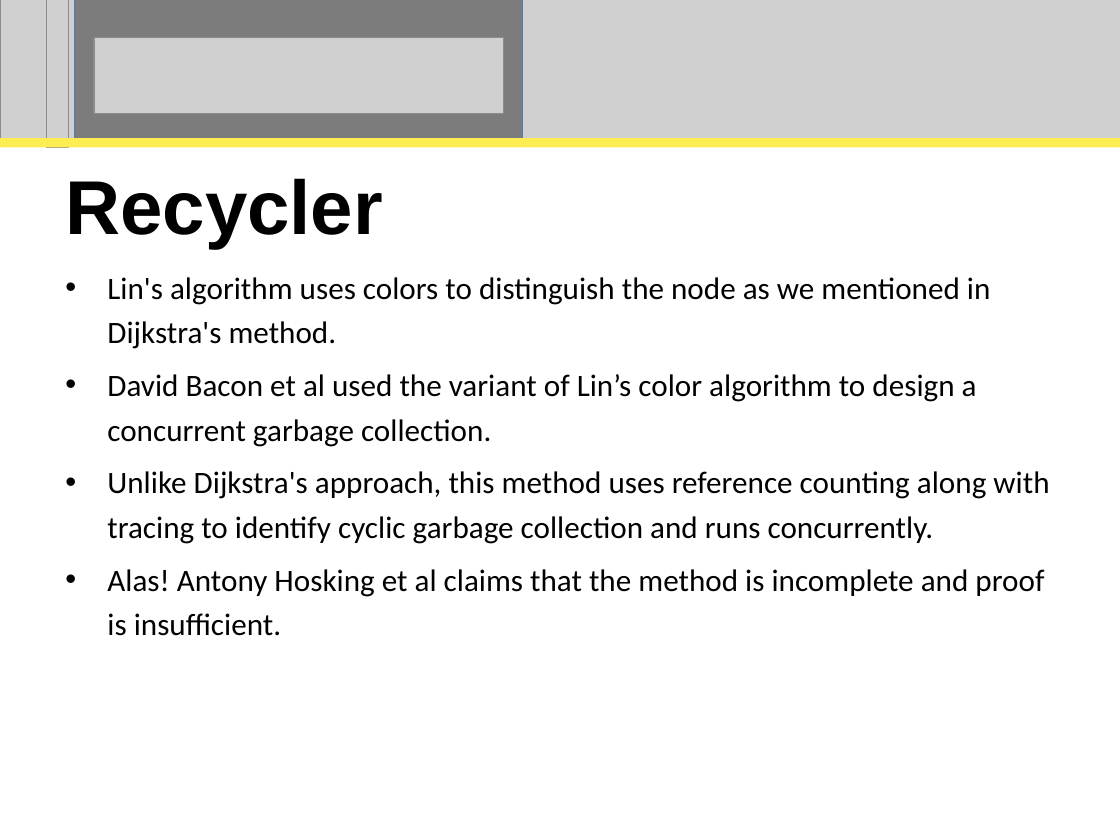
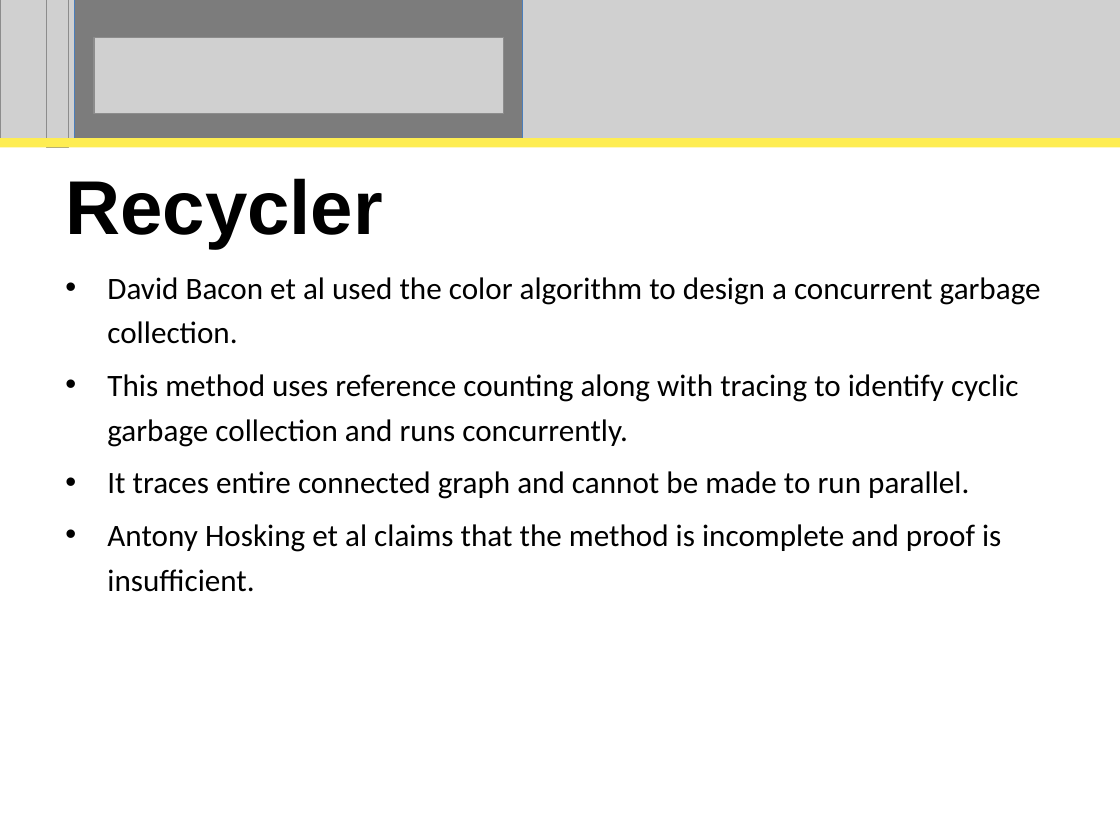
Before and after one commit to perpetualcoder/thesis, a slide deck: slide 31 of thesisppt/defense.ppt (slide 29 before the commit). Drawn at 1120x840 pixels with LibreOffice and Linux fonts; fonts in the diff are those of the drawing; grey boxes stand for pictures. Boxes give left, top, right and bottom in pixels: in the first picture for what was removed or moved away, otherwise in the second. Text is boxed around its words. In the diff, an @@ line names an element or a change of style, - is before the commit and + after.

```diff
--- a/thesisppt/defense.ppt
+++ b/thesisppt/defense.ppt
@@ subtitle at [107, 277, 1041, 592]: text changed @@
-• Lin's algorithm uses colors to distinguish the node as we mentioned in Dijkstra's method.
-• David Bacon et al used the variant of Lin’s color algorithm to design a concurrent garbage collection.
-• Unlike Dijkstra's approach, this method uses reference counting along with tracing to identify cyclic garbage collection and runs concurrently.
-• Alas! Antony Hosking et al claims that the method is incomplete and proof is insufficient.
+• David Bacon et al used the color algorithm to design a concurrent garbage collection.
+• This method uses reference counting along with tracing to identify cyclic garbage collection and runs concurrently.
+• It traces entire connected graph and cannot be made to run parallel.
+• Antony Hosking et al claims that the method is incomplete and proof is insufficient.
```
Also in this commit, not shown: 17 other slides changed, 1 slide added, 6 other files.
